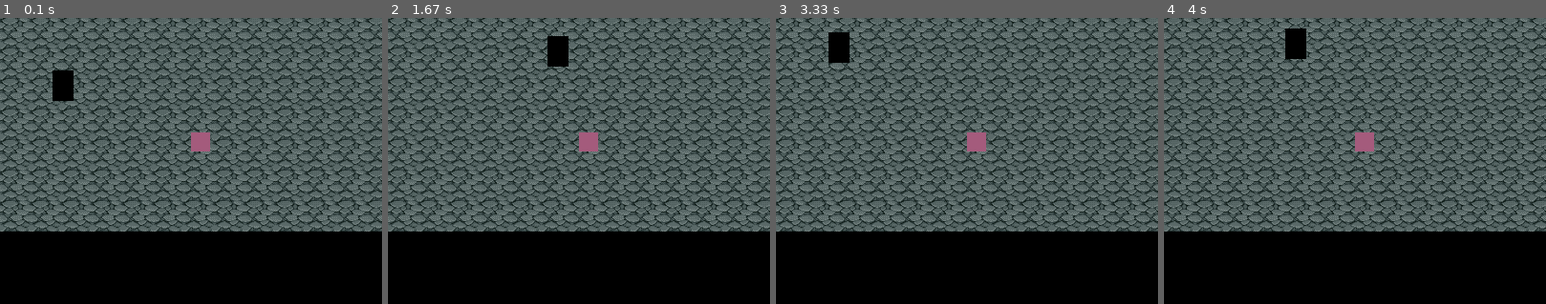
Above: before the commit, frames 1-4 (left to right).
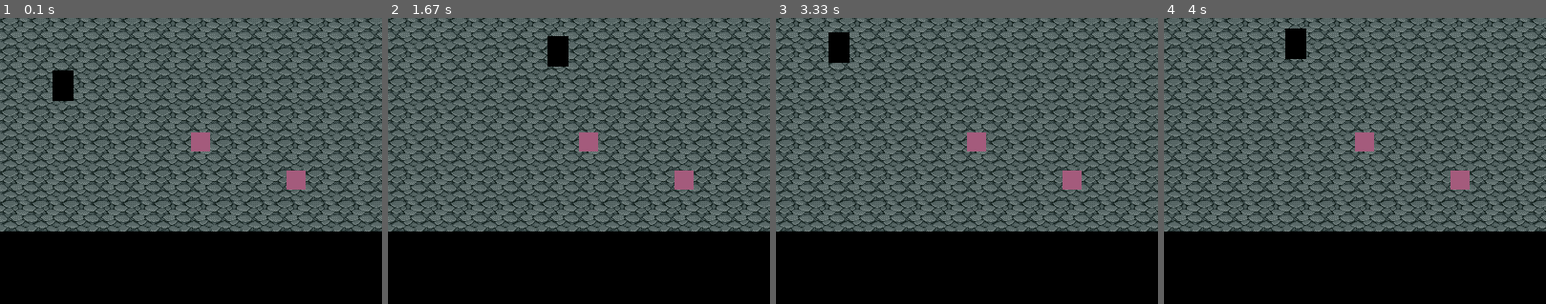
Above: after the commit, the same moments.

Repository: HelgIn/pygame
Game: pygame game, started from main.py
Two runs of this game, one before a commit and one after it. Both use one fixed random seed, a clock stepped at 60 frames per second and the inputs below.
Inputs:
- Up to frame 1 (0.1 s): no input
- Up to frame 2 (1.67 s): hold Right 0.33-0.8 s; hold Up 0.83-1.13 s; hold Right 1.17-1.63 s
- Up to frame 3 (3.33 s): hold Left 1.67-2.2 s; hold Down 2.23-2.53 s; hold Left 2.57-2.97 s; hold Up from 3 s (still down)
- Up to frame 4 (4 s): release Up at 3.37 s; hold Right from 3.4 s (still down)
The pictures show only the part of the screen within x 0-50%, y 0-50%; the shares and areas given below are measured in that part.

The runs differ from the first frame. In frame 1, 0.3% of the frame differs, in the area x 75-80%, y 53-60%; in frame 2, 0.3%; in frame 3, 0.3%; in frame 4, 0.3%.

Commit message:
fixed collision with list of npc

Diff:
--- a/Player.py
+++ b/Player.py
@@ -22,15 +22,16 @@
     def update(self, dx, dy):
         self.rect.x += dx
         self.rect.y += dy
-        if self.rect.colliderect(self.npc_list):
+        index = self.rect.collidelist(self.npc_list)
+        if index > -1:
             if dx > 0:
-                self.rect.right = self.npc_list.rect.left
+                self.rect.right = self.npc_list[index].rect.left
             if dx < 0:
-                self.rect.left = self.npc_list.rect.right
+                self.rect.left = self.npc_list[index].rect.right
             if dy > 0:
-                self.rect.bottom = self.npc_list.rect.top
+                self.rect.bottom = self.npc_list[index].rect.top
             if dy < 0:
-                self.rect.top = self.npc_list.rect.bottom
+                self.rect.top = self.npc_list[index].rect.bottom
 
     def draw(self, screen, camera):
         screen.blit(self.image, camera.apply(self))
--- a/main.py
+++ b/main.py
@@ -1,6 +1,5 @@
 #!/usr/bin/python
 
-import pygame
 from pygame.locals import *
 
 from Player import *
@@ -35,33 +34,35 @@
    # create npc
     npc_list = []
     npc = Npc(200, 120)
+    npc1 = Npc(300, 160)
     npc_list.append(npc)
+    npc_list.append(npc1)
 
     # create player
-    player = Player(HERO_X, HERO_X, npc)
+    player = Player(HERO_X, HERO_X, npc_list)
 
     # Fill background
     background = pygame.Surface(screen.get_size())
     background.fill(Color(BACKGROUND_COLOR))
 
     #create level
-    arLevelSize = create_level(background)
-    LEVEL_WIDTH = arLevelSize[0] * 32
-    LEVEL_HEIGHT = arLevelSize[1] * 32
+    ar_level_size = create_level(background)
+    level_width = ar_level_size[0] * 32
+    level_height = ar_level_size[1] * 32
 
-    entities = arLevelSize[2]
+    entities = ar_level_size[2]
     timer = time.Clock()
 
-    camera = Camera(LEVEL_WIDTH, LEVEL_HEIGHT)
+    camera = Camera(level_width, level_height)
 
     while 1:
         timer.tick(240)
 
-        if player.rect.x + player.rect.width >= LEVEL_WIDTH:
+        if player.rect.x + player.rect.width >= level_width:
             right = False
         if player.rect.x <= 0:
             left = False
-        if player.rect.y + player.rect.height >= LEVEL_HEIGHT:
+        if player.rect.y + player.rect.height >= level_height:
             down = False
         if player.rect.y <= 0:
             up = False
@@ -80,35 +81,6 @@
             player.update(0, -1)
         if key_press[pygame.K_DOWN]:
             player.update(0, 1)
-            # if event.type == KEYDOWN and event.key == K_RIGHT:
-        #         right = True
-        #     if event.type == KEYDOWN and event.key == K_LEFT:
-        #         left = True
-        #     if event.type == KEYDOWN and event.key == K_UP:
-        #         up = True
-        #     if event.type == KEYDOWN and event.key == K_DOWN:
-        #         down = True
-        #     if event.type == KEYUP and event.key == K_RIGHT:
-        #         right = False
-        #     if event.type == KEYUP and event.key == K_LEFT:
-        #         left = False
-        #     if event.type == KEYUP and event.key == K_UP:
-        #         up = False
-        #     if event.type == KEYUP and event.key == K_DOWN:
-        #         down = False
-        #
-        # if player.rect.colliderect(npc.rect):
-        #     player.is_moves = False
-        #     if up:
-        #         up = False
-        #     if down:
-        #         down = False
-        #     if left:
-        #         left = False
-        #     if right:
-        #         right = False
-
-        # player.update(left, right, up, down)
 
         camera.update(player)
 
@@ -116,7 +88,9 @@
             screen.blit(e.image, camera.apply(e))
 
         player.draw(screen, camera)
-        npc.draw(screen, camera)
+
+        for npc in npc_list:
+            npc.draw(screen, camera)
 
         display.flip()
 
